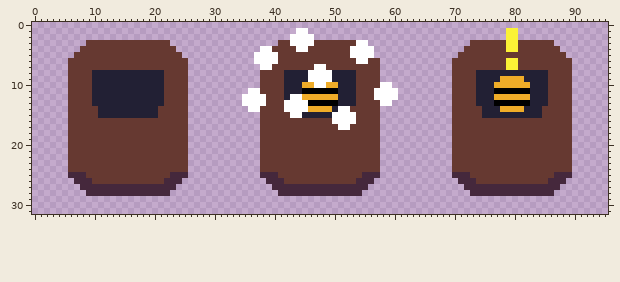
Sprite sheet, stored at New Game/Assets/_Game/Gameplay/Factories/Honey Factory.png. Above, as it was before the edit.
The file is 96x32 pixels.
After:
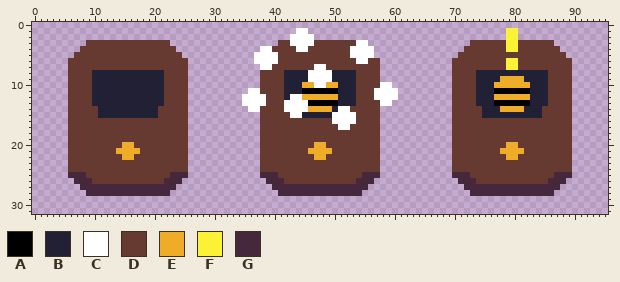
Palette (. is transparent): A #000000  B #222034  C #ffffff  D #663931  E #efac28  F #fbf236  G #45283c
Difference:
Changed rows in their new state; - is an unchanged pixel.
first column x 14:
20 -EE------------------------------EE------------------------------EE-
21 EEEE----------------------------EEEE----------------------------EEEE
22 -EE------------------------------EE------------------------------EE-
Pixel boxes of the changes (left, top, right, bottom) in both pictures:
changed: (116, 142, 140, 160)
changed: (308, 142, 332, 160)
changed: (500, 142, 524, 160)
